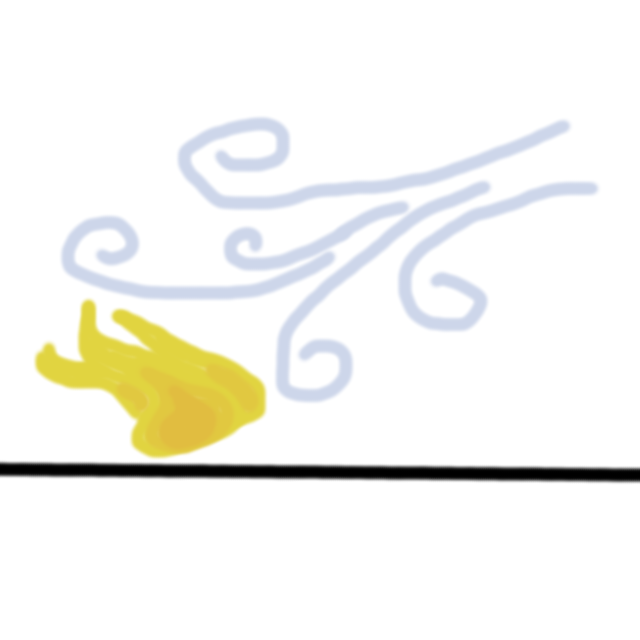
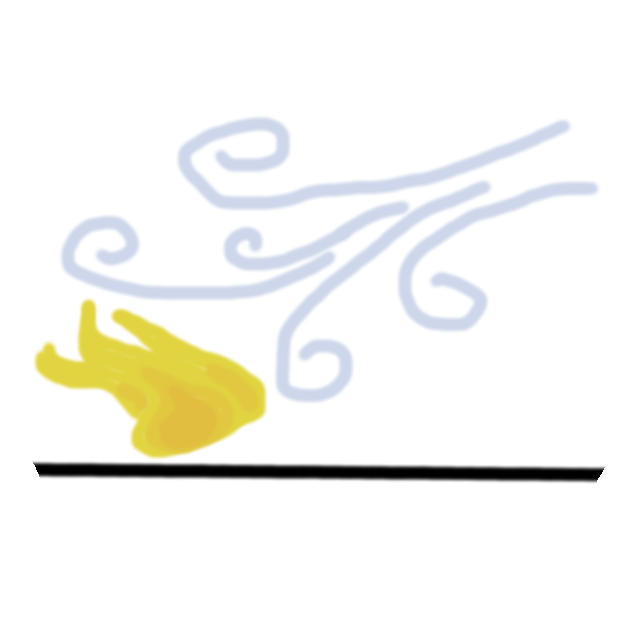
Before/after of a 640x640 layered artwork. What changed in the layer stack:
painted on "Vrstva #2" over [0, 460, 640, 485]
